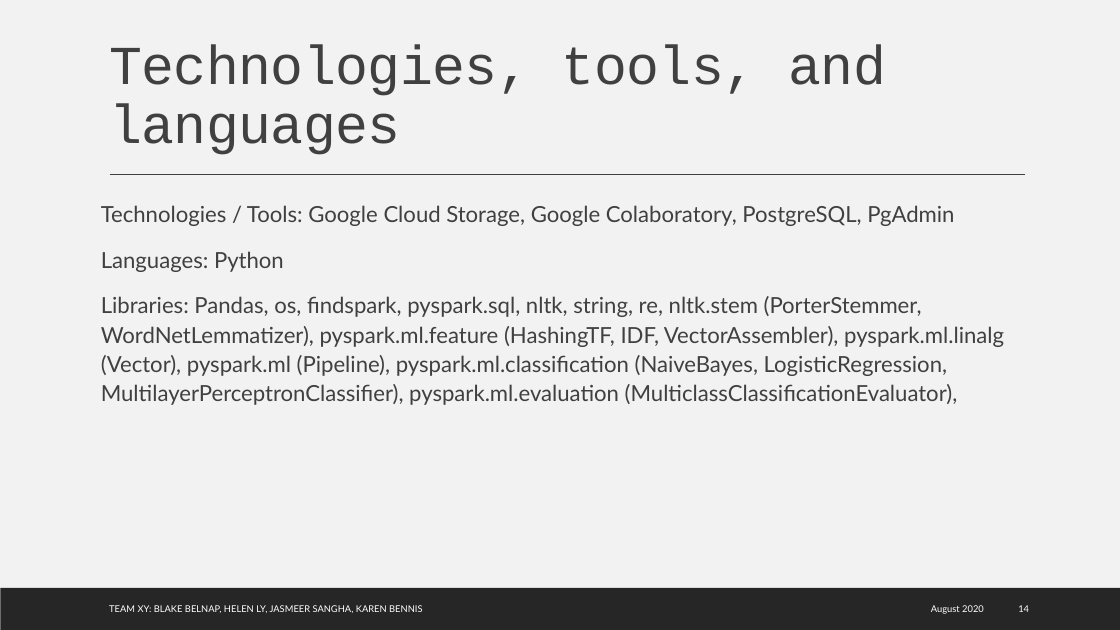
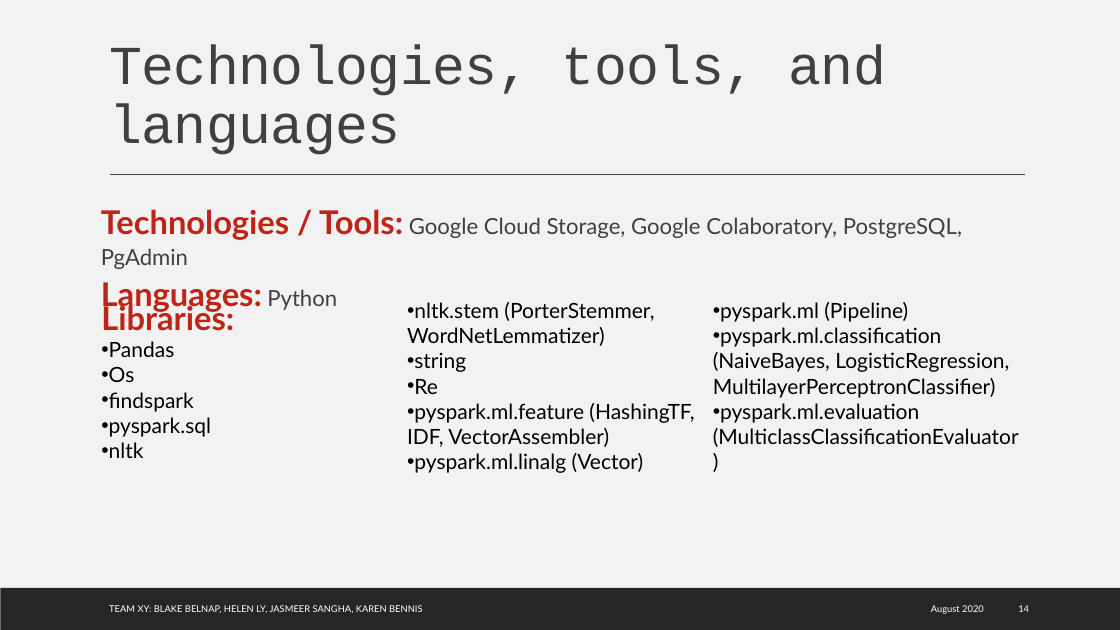
Before and after one commit to karenbennis/Xy, a slide deck: slide 14 of Team Xy Presentation.pptx. Drawn at 1120x630 pixels with LibreOffice and Linux fonts; fonts in the diff are those of the drawing; background and template pictures are left out. Boxes give left, top, right and bottom in pixels: in the first picture for what was removed or moved away, otherwise in the second. Text is boxed around its words. In the diff, an @@ line names an element or a change of style, - is before the commit and + after.

```diff
--- a/Team Xy Presentation.pptx
+++ b/Team Xy Presentation.pptx
@@ text "Technologies / Tools: Google Cloud ..." at box(101, 209, 962, 313): size 19 to 28 pt, text colour #404040 to #BF2419, bold on in "Technologies / Tools:", "Languages:"; less space between paragraphs @@
@@ text at box(101, 296, 1004, 405): paragraph removed @@
-Libraries: Pandas, os, findspark, pyspark.sql, nltk, string, re, nltk.stem (PorterStemmer, WordNetLemmatizer), pyspark.ml.feature (HashingTF, IDF, VectorAssembler), pyspark.ml.linalg (Vector), pyspark.ml (Pipeline), pyspark.ml.classification (NaiveBayes, LogisticRegression, MultilayerPerceptronClassifier), pyspark.ml.evaluation (MulticlassClassificationEvaluator),
@@ text added at box(101, 301, 1019, 473), 18 pt, text #000000 @@
+Libraries:
+• Pandas
+• Os
+• findspark
+• pyspark.sql
+• nltk
+• nltk.stem (PorterStemmer, WordNetLemmatizer)
+• string
+• Re
+• pyspark.ml.feature (HashingTF, IDF, VectorAssembler)
+• pyspark.ml.linalg (Vector)
+• pyspark.ml (Pipeline)
+• pyspark.ml.classification (NaiveBayes, LogisticRegression, MultilayerPerceptronClassifier)
+• pyspark.ml.evaluation (MulticlassClassificationEvaluator)
```
Also in this commit, not shown: 5 other slides changed.
